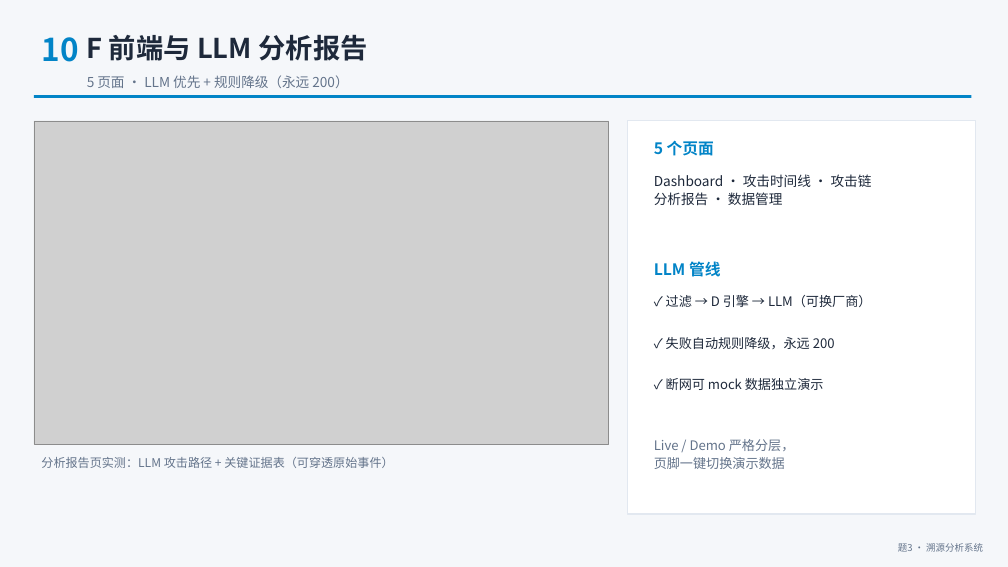
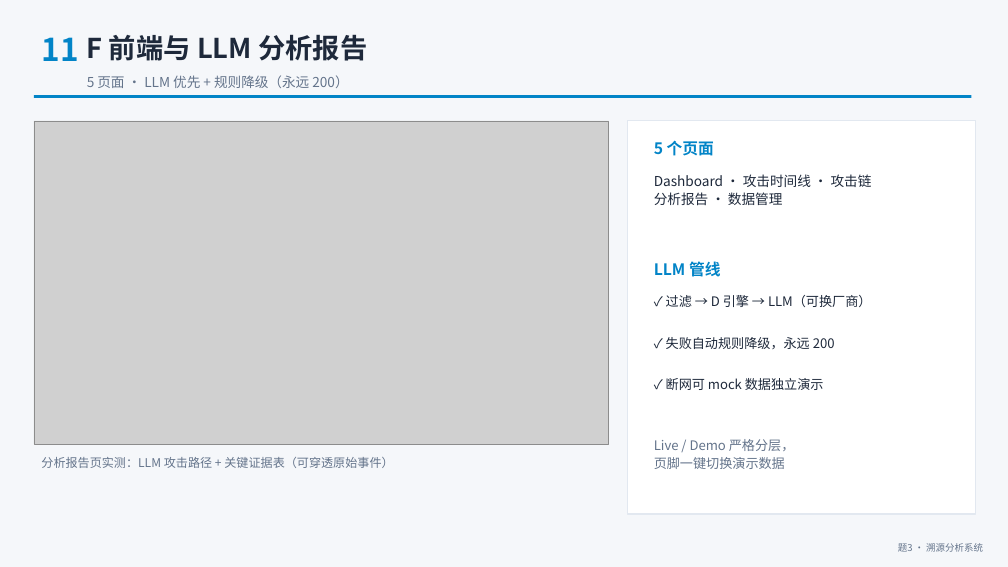
Before and after one commit to hotaru214/information_security_design_project, a slide deck: slide 13 of docs/答辩PPT-恶意攻击行为溯源分析系统.pptx (slide 12 before the commit). Drawn at 1008x567 pixels with LibreOffice and Linux fonts; fonts in the diff are those of the drawing; grey boxes stand for pictures. Boxes give left, top, right and bottom in pixels: in the first picture for what was removed or moved away, otherwise in the second. Text is boxed around its words. In the diff, an @@ line names an element or a change of style, - is before the commit and + after.

```diff
--- a/docs/答辩PPT-恶意攻击行为溯源分析系统.pptx
+++ b/docs/答辩PPT-恶意攻击行为溯源分析系统.pptx
@@ text at (41, 37, 78, 61): text changed @@
-10
+11
```
Also in this commit, not shown: 7 other slides changed, 2 slides added, 1 slide removed, 3 other files.
